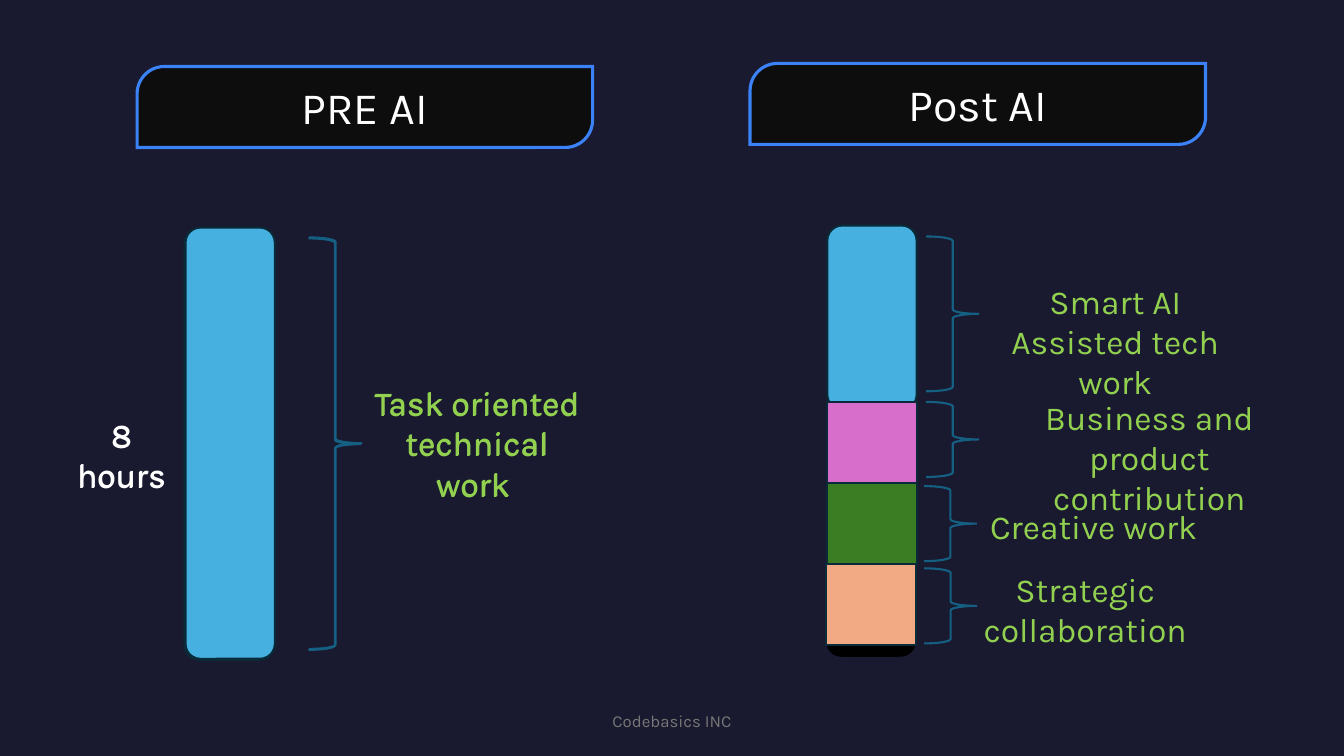
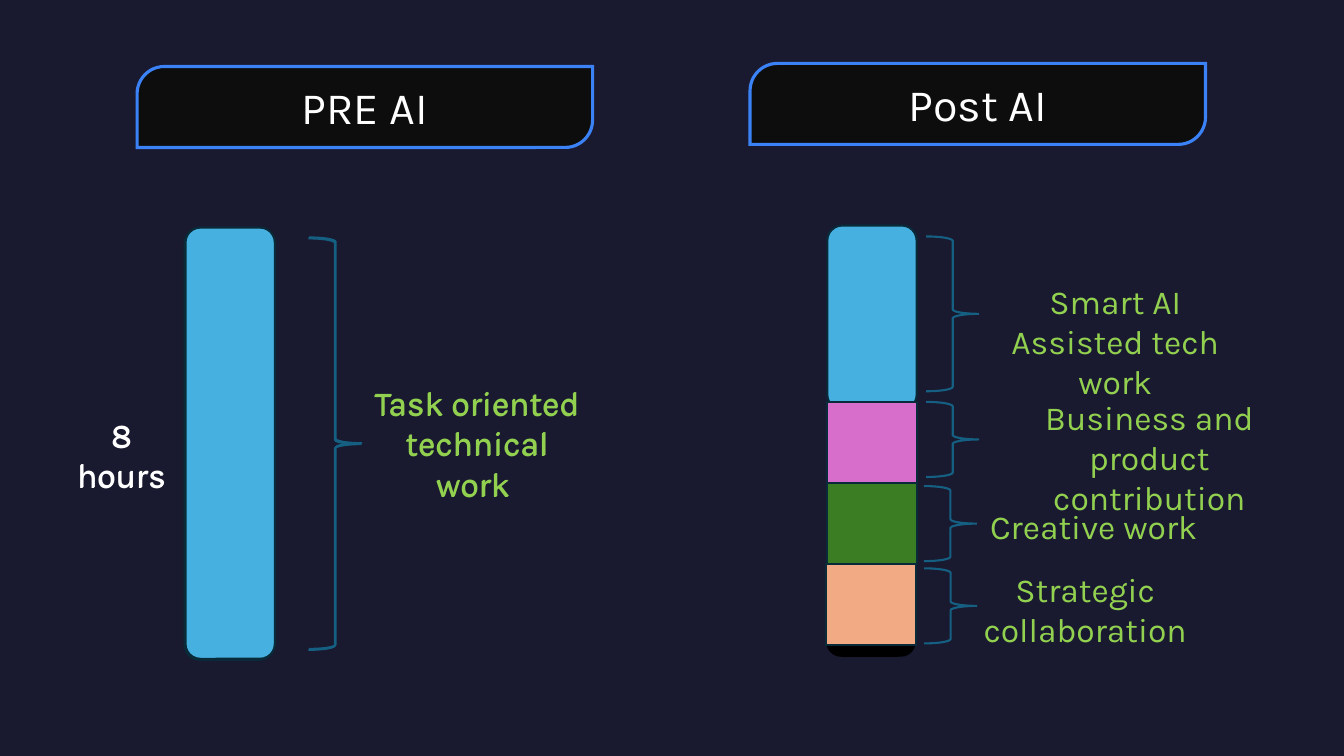
Before and after one commit to arnabtrainer/Claude_Tutorial_September_2026, a slide deck: slide 2 of 03_Presentation_Reference.pptx. Drawn at 1344x756 pixels with LibreOffice and Linux fonts; fonts in the diff are those of the drawing. Boxes give left, top, right and bottom in pixels: in the first picture for what was removed or moved away, otherwise in the second. Text is boxed around its words. In the diff, an @@ line names an element or a change of style, - is before the commit and + after.

```diff
--- a/03_Presentation_Reference.pptx
+++ b/03_Presentation_Reference.pptx
@@ text removed at (x1=612, y1=715, x2=731, y2=727) @@
-Codebasics INC
```
Also in this commit, not shown: 2 other slides changed.
